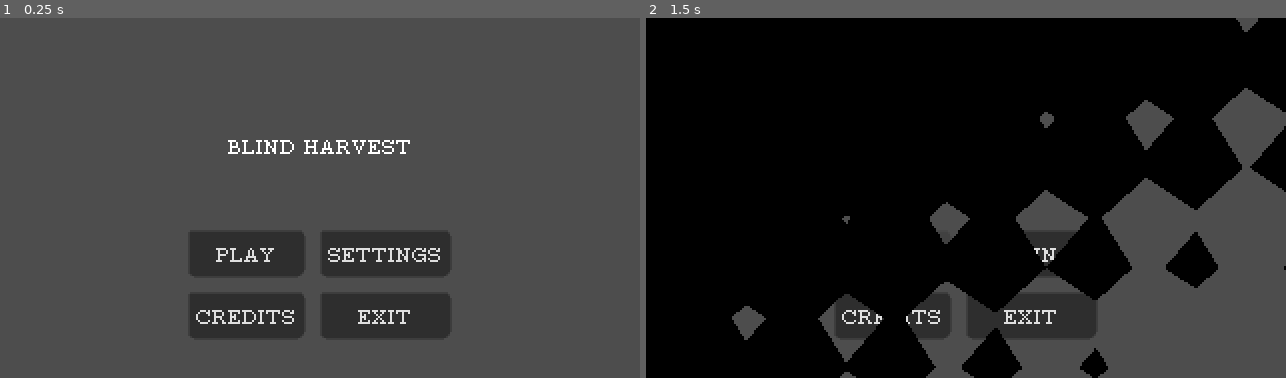
Above: before the commit, frames 1-2 (left to right).
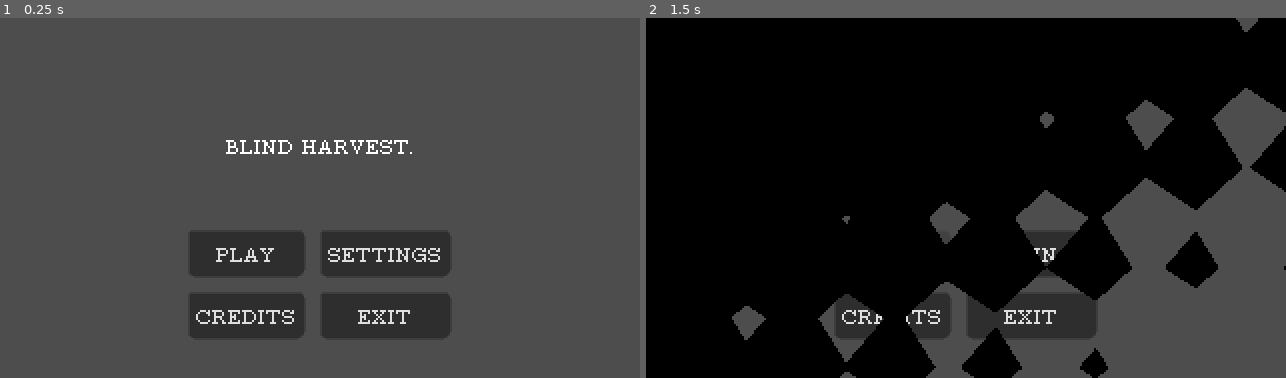
Above: after the commit, the same moments.

Repository: PoorCoconut/Blind-Harvest
Game: Godot game, scene res://game_scenes/menus/MainMenu/main_menu.tscn
Two runs of this game, one before a commit and one after it. Both use one fixed random seed, a clock stepped at 60 frames per second and the inputs below. Sound files missing from this copy of the repository are replaced by a short silence.
Inputs:
- Up to frame 1 (0.25 s): no input
- Up to frame 2 (1.5 s): click "PLAY" at 0.5 s; click "PLAY" at 1.25 s

The runs differ from the first frame. In frame 1, 0.5% of the frame differs, in the area x 35-65%, y 33-38%; in frame 2, nothing differs.

Commit message:
Github Itch Test 2

Diff:
--- a/game_scenes/menus/MainMenu/main_menu.tscn
+++ b/game_scenes/menus/MainMenu/main_menu.tscn
@@ -39,7 +39,7 @@
 offset_bottom = 128.0
 grow_horizontal = 2
 bbcode_enabled = true
-text = "BLIND HARVEST"
+text = "BLIND HARVEST."
 fit_content = true
 horizontal_alignment = 1
 vertical_alignment = 1
